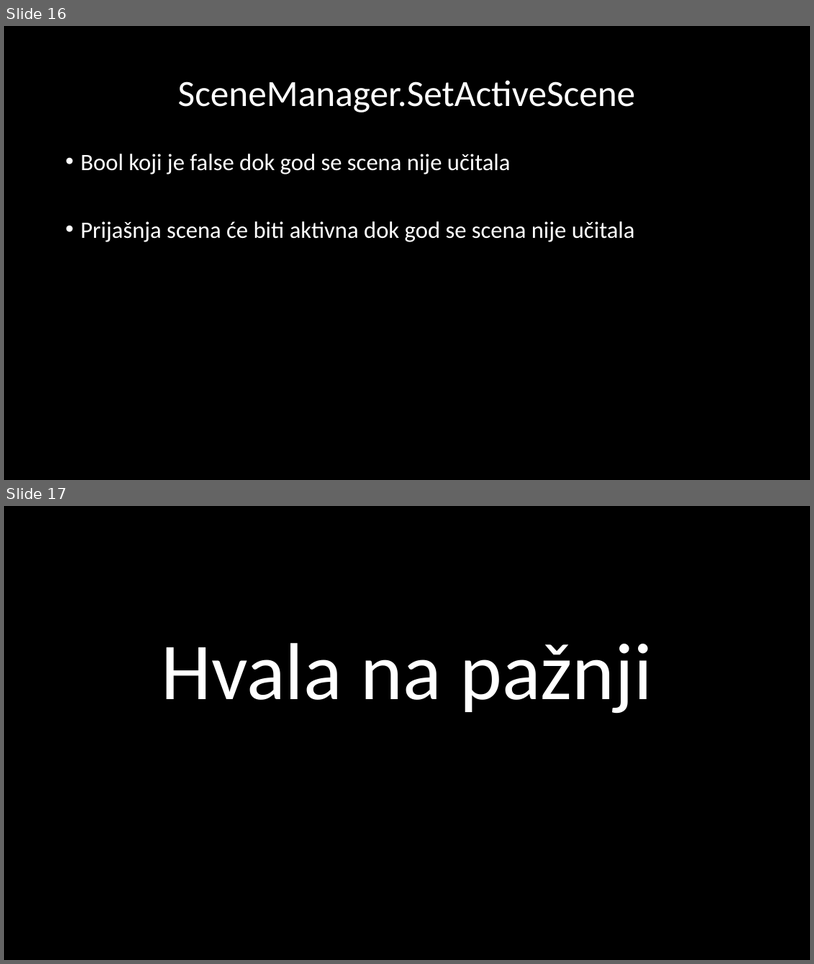
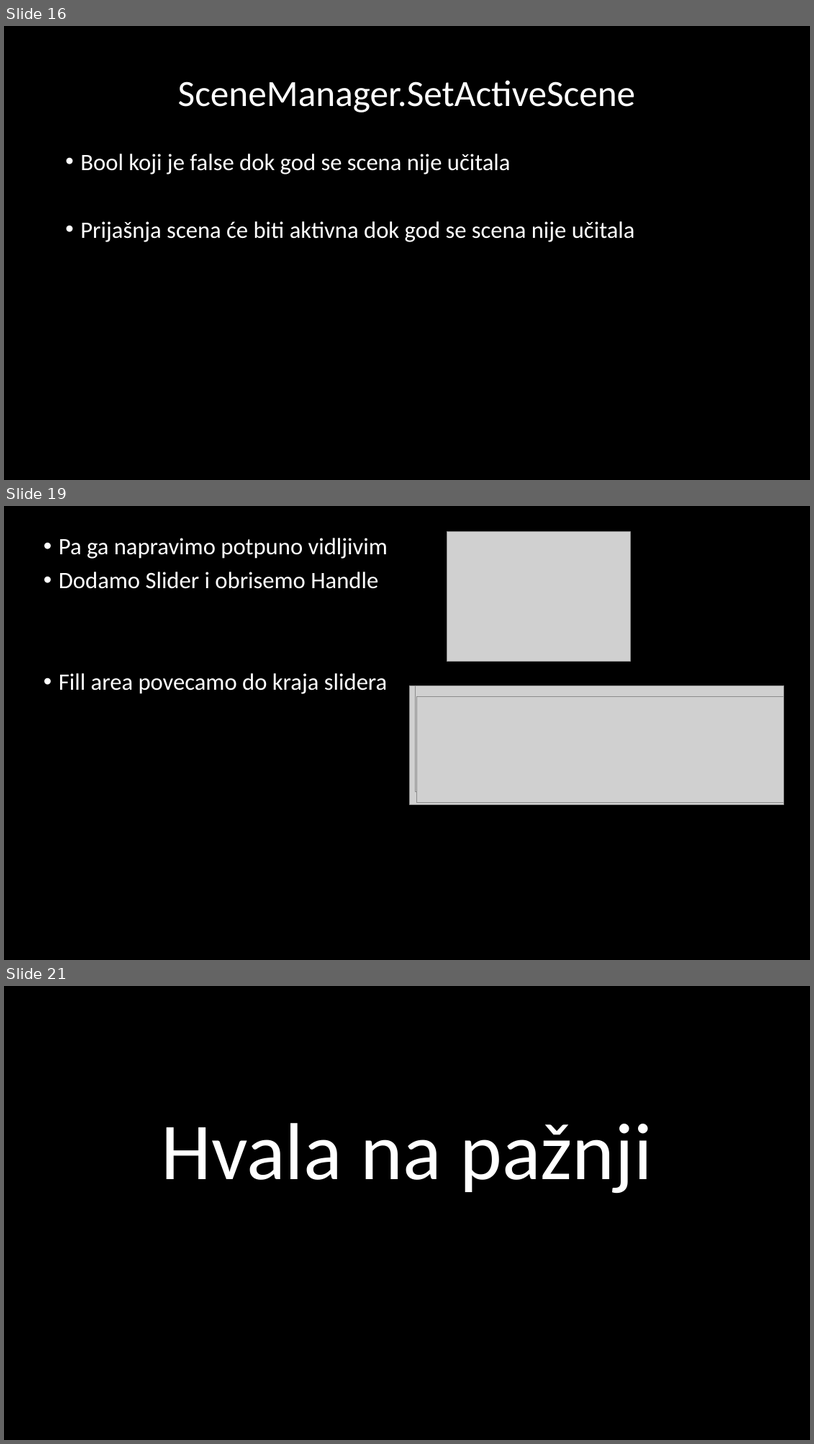
Before and after one commit to Cwekii/Unity_PISMO_Gen5, a slide deck: Prezentacije/Loading Screen &.Screen Manager.pptx. Shown one above the other, each under a label of ours: slides 16 and 17 before the commit, slides 16, 19 and 21 after it; the slides between them are not shown. The pictures are 814x964 and 814x1444 pixels, drawn with LibreOffice and Linux fonts; fonts in the diff are those of the drawing; grey boxes stand for pictures. Boxes give left, top, right and bottom in pixels: in the first picture for what was removed or moved away, otherwise in the second. Text is boxed around its words. In the diff, an @@ line names an element or a change of style, - is before the commit and + after.

```diff
--- a/Prezentacije/Loading Screen &.Screen Manager.pptx
+++ b/Prezentacije/Loading Screen &.Screen Manager.pptx
@@ slide 19 added at bbox=[4, 506, 810, 960], background #000000 @@
@@ text added at bbox=[59, 538, 388, 694], 28 pt, text #FFFFFF @@
+• Pa ga napravimo potpuno vidljivim
+• Dodamo Slider i obrisemo Handle
+• Fill area povecamo do kraja slidera
@@ picture added at bbox=[448, 531, 630, 662] @@
@@ picture added at bbox=[410, 686, 784, 805] @@
@@ picture added at bbox=[415, 686, 784, 792] @@
@@ picture added at bbox=[417, 697, 784, 803] @@
@@ what was slide 17 is now slide 21 @@
```
Also in this commit, not shown: 3 other slides added, 1 other file.
